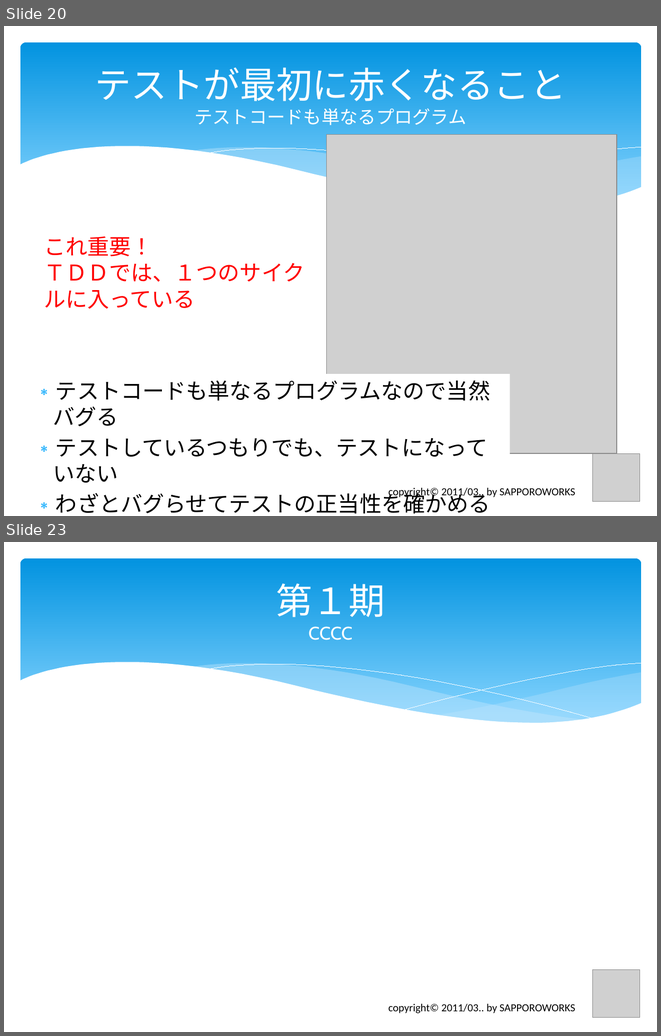
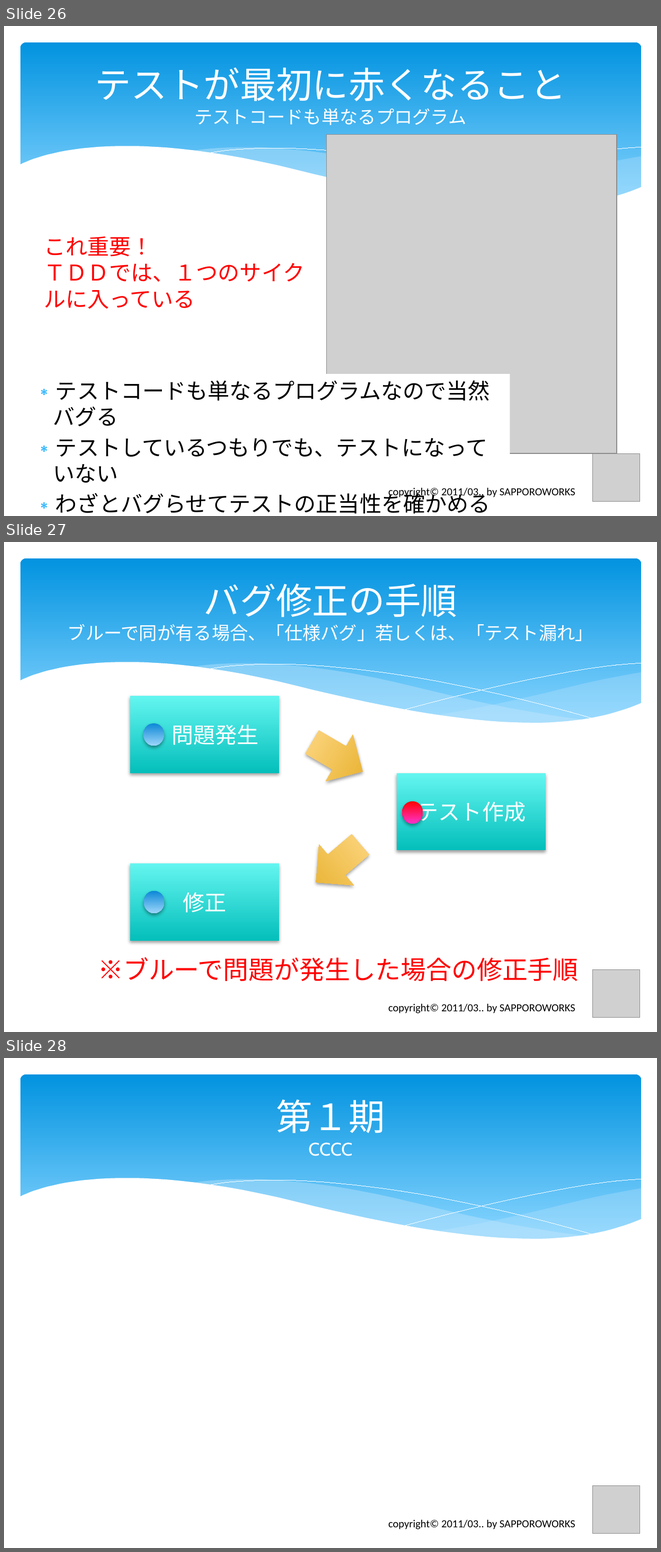
Before and after one commit to furuya02/clrh78, a slide deck: C# から Java へのプログラム移植で体験したTDDの効果は？.pptx. Shown one above the other, each under a label of ours: slides 20 and 23 before the commit, slides 26, 27 and 28 after it; the slides between them are not shown. The pictures are 661x1036 and 661x1552 pixels, drawn with LibreOffice and Linux fonts; fonts in the diff are those of the drawing; grey boxes stand for pictures. Boxes give left, top, right and bottom in pixels: in the first picture for what was removed or moved away, otherwise in the second. Text is boxed around its words. In the diff, an @@ line names an element or a change of style, - is before the commit and + after.

```diff
--- a/C# から Java へのプログラム移植で体験したTDDの効果は？.pptx
+++ b/C# から Java へのプログラム移植で体験したTDDの効果は？.pptx
@@ slide 27 added at box(4, 542, 657, 1032), background #FFFFFF; not listed: 6 template elements that a slide beside it also shows @@
@@ title added at box(68, 583, 593, 641), 20 pt, text #FFFFFF @@
+バグ修正の手順
+ブルーで同が有る場合、「仕様バグ」若しくは、「テスト漏れ」
@@ rectangle added at box(130, 696, 279, 773), fill gradient #65F5F1 to #04C0BB, 24 pt, text #FFFFFF @@
+問題発生
@@ ellipse added at box(144, 723, 164, 746), fill gradient #0B87D6 to #9BD5FA @@
@@ down arrow added at box(299, 718, 376, 794), fill gradient #FFDB8E to #E6AD22 @@
@@ rectangle added at box(396, 773, 545, 850), fill gradient #65F5F1 to #04C0BB, 24 pt, text #FFFFFF @@
+テスト作成
@@ ellipse added at box(403, 801, 423, 823), fill gradient #FF0000 to #FF33CC @@
@@ down arrow added at box(299, 824, 378, 902), fill gradient #FFDB8E to #E6AD22 @@
@@ rectangle added at box(130, 863, 279, 941), fill gradient #65F5F1 to #04C0BB, 24 pt, text #FFFFFF @@
+修正
@@ ellipse added at box(144, 891, 164, 913), fill gradient #0B87D6 to #9BD5FA @@
@@ text added at box(98, 957, 578, 981), 28 pt, text #FF0000 @@
+※ブルーで問題が発生した場合の修正手順
@@ picture added at box(593, 969, 640, 1017) @@
@@ text added at box(388, 1003, 575, 1013), 12 pt, text #000000 @@
+copyright© 2011/03.. by SAPPOROWORKS
@@ what was slide 20 is now slide 26 @@
@@ what was slide 23 is now slide 28 @@
```
Also in this commit, not shown: 4 slides changed, 16 other slides added.
